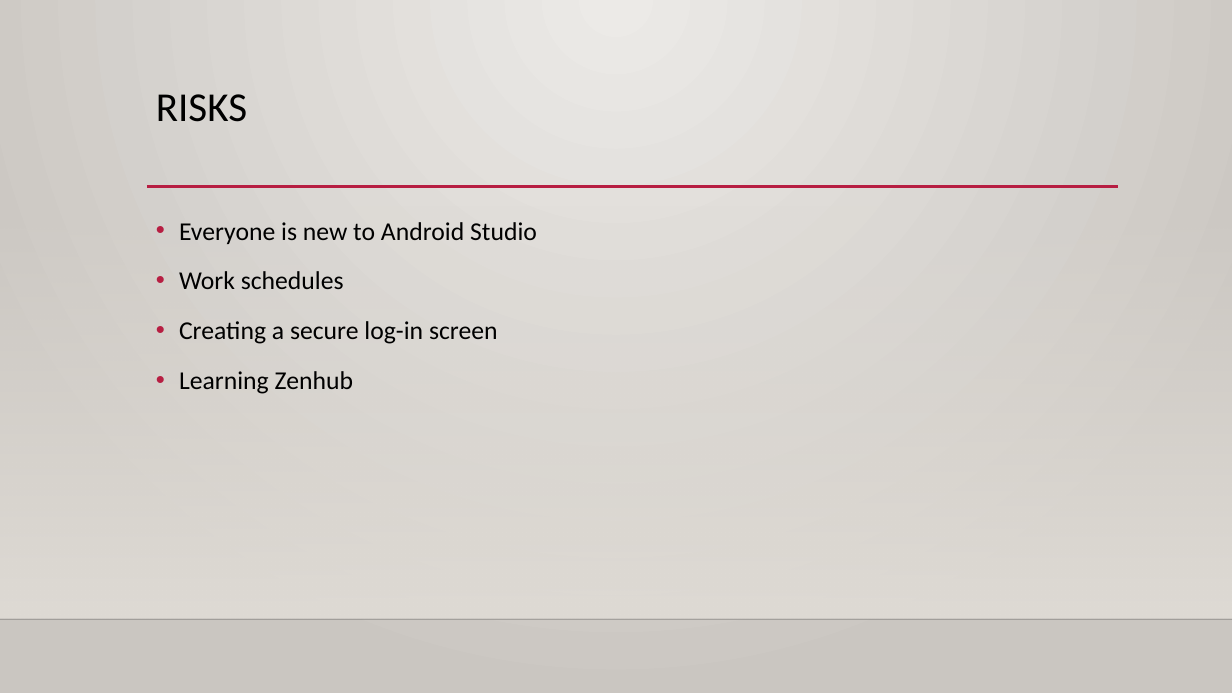
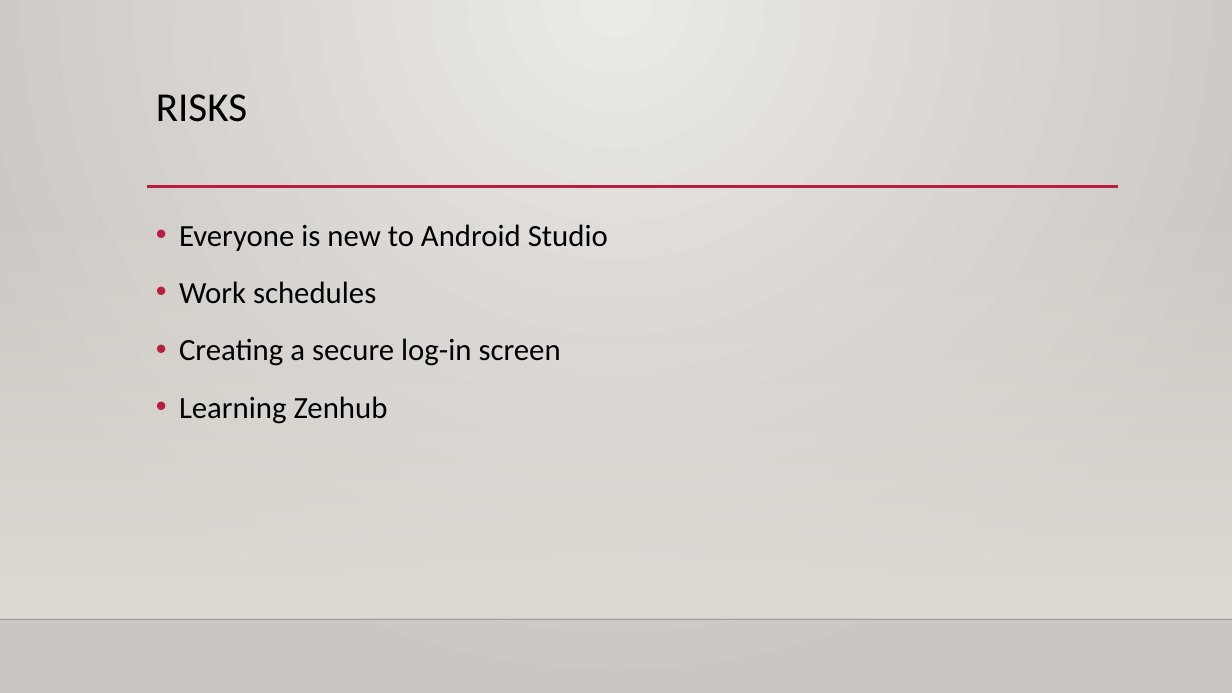
Before and after one commit to StewartSteven/Attend-In, a slide deck: slide 17 of Attend-in_Sprint1.pptx (slide 18 before the commit). Drawn at 1232x693 pixels with LibreOffice and Linux fonts; fonts in the diff are those of the drawing; background and template pictures are left out. Boxes give left, top, right and bottom in pixels: in the first picture for what was removed or moved away, otherwise in the second. Text is boxed around its words. In the diff, an @@ line names an element or a change of style, - is before the commit and + after.

```diff
--- a/Attend-in_Sprint1.pptx
+++ b/Attend-in_Sprint1.pptx
@@ text "Everyone is new to Android ..." at (179, 224, 608, 424): size 20 to 24 pt @@
```
Also in this commit, not shown: 4 other slides changed, 1 slide added, 2 slides removed.
